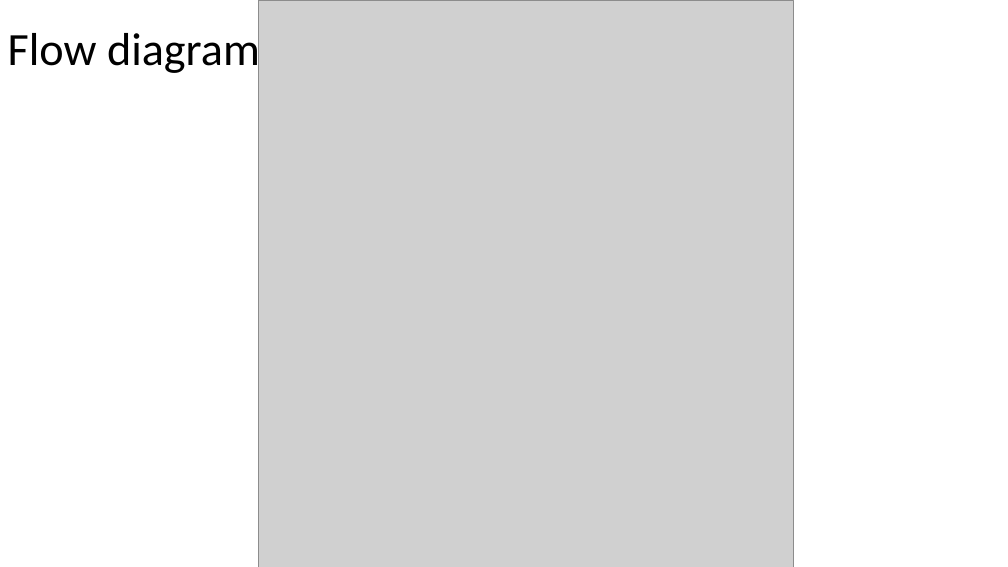
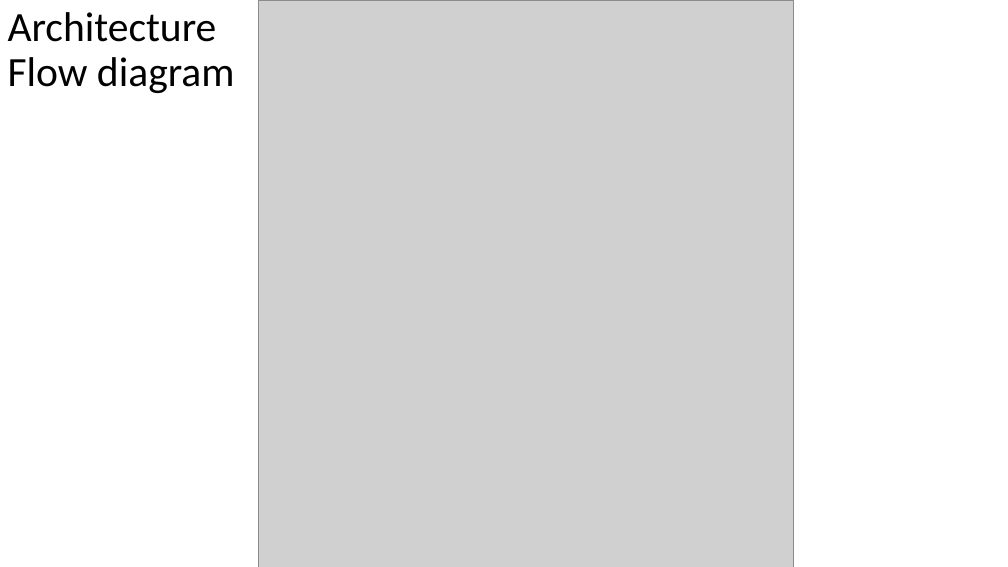
Before and after one commit to ernie55ernie/ShoppingCart, a slide deck: slide 3 of DM_PJ01_Counting.pptx (slide 2 before the commit). Drawn at 1008x567 pixels with LibreOffice and Linux fonts; fonts in the diff are those of the drawing; grey boxes stand for pictures. Boxes give left, top, right and bottom in pixels: in the first picture for what was removed or moved away, otherwise in the second. Text is boxed around its words. In the diff, an @@ line names an element or a change of style, - is before the commit and + after.

```diff
--- a/DM_PJ01_Counting.pptx
+++ b/DM_PJ01_Counting.pptx
@@ title at (x1=8, y1=12, x2=235, y2=93): text changed; size 44 to 39.6 pt @@
-Flow diagram
+Architecture
+Flow diagram
```
Also in this commit, not shown: 3 other slides changed, 3 slides added, 7 other files.
